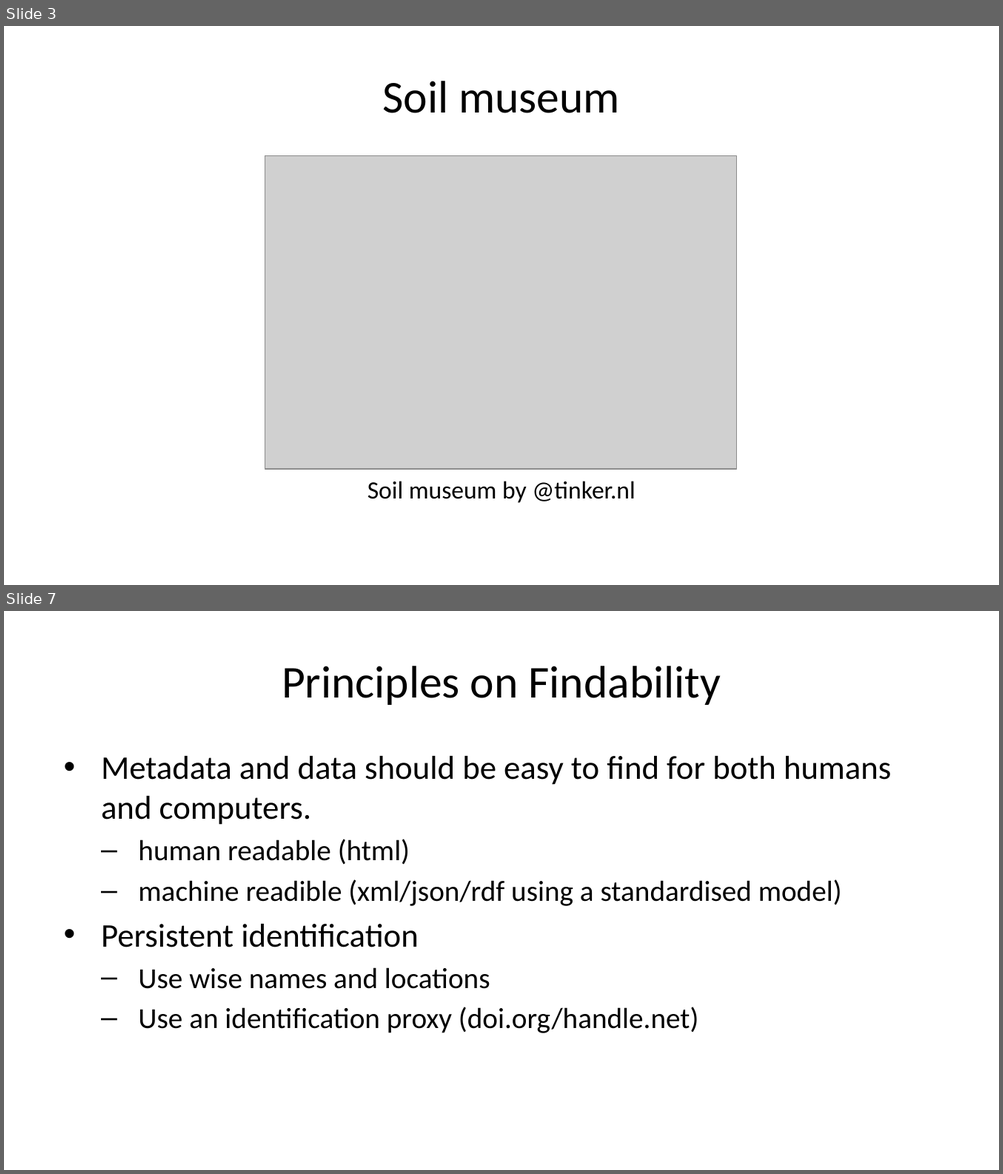
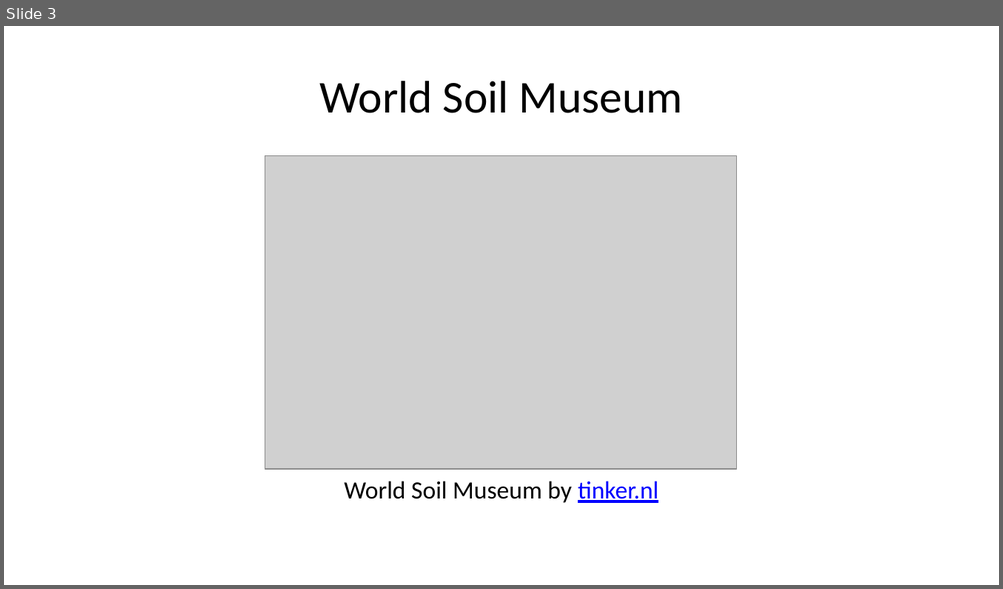
Before and after one commit to pvgenuchten/slides, a slide deck: slides/20250703-foss4gnl-opensource-at-isric.pptx. Shown one above the other, each under a label of ours: slides 3 and 7 before the commit, slide 3 after it; the slides between them are not shown. The pictures are 1003x1174 and 1003x589 pixels, drawn with LibreOffice and Linux fonts; fonts in the diff are those of the drawing; grey boxes stand for pictures. Boxes give left, top, right and bottom in pixels: in the first picture for what was removed or moved away, otherwise in the second. Text is boxed around its words. In the diff, an @@ line names an element or a change of style, - is before the commit and + after.

```diff
--- a/slides/20250703-foss4gnl-opensource-at-isric.pptx
+++ b/slides/20250703-foss4gnl-opensource-at-isric.pptx
@@ slide 7 removed at bbox=[4, 611, 999, 1170], background #FFFFFF @@
@@ title removed at bbox=[282, 666, 721, 705] @@
-Principles on Findability
@@ text removed at bbox=[101, 756, 891, 1034] @@
-• Metadata and data should be easy to find for both humans and computers.
-  – human readable (html)
-  – machine readible (xml/json/rdf using a standardised model)
-• Persistent identification
-  – Use wise names and locations
-  – Use an identification proxy (doi.org/handle.net)
@@ slide 3 changed as well @@
@@ title at bbox=[320, 81, 683, 113]: text changed @@
-Soil museum
+World Soil Museum
@@ text at bbox=[344, 481, 658, 503]: text changed @@
-Soil museum by @tinker.nl
+World Soil Museum by tinker.nl
```
Also in this commit, not shown: 4 other slides changed, 13 slides added, 35 other slides removed, 8 other files.
